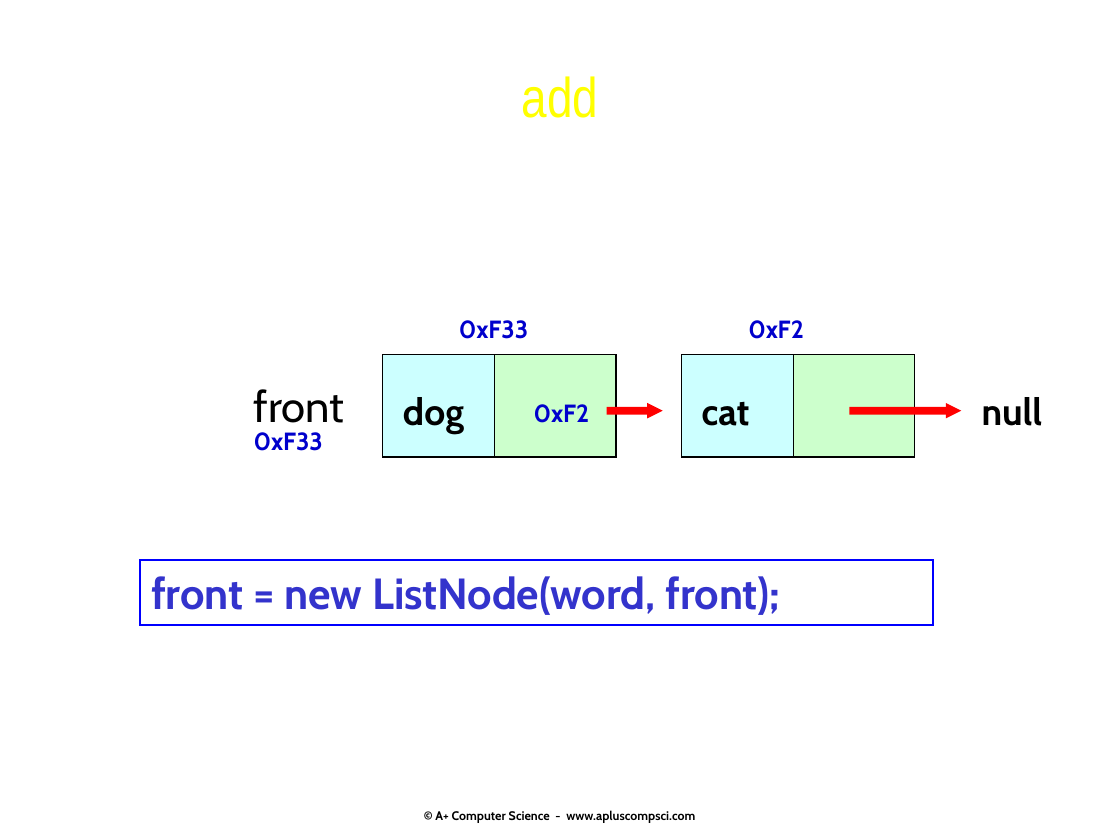
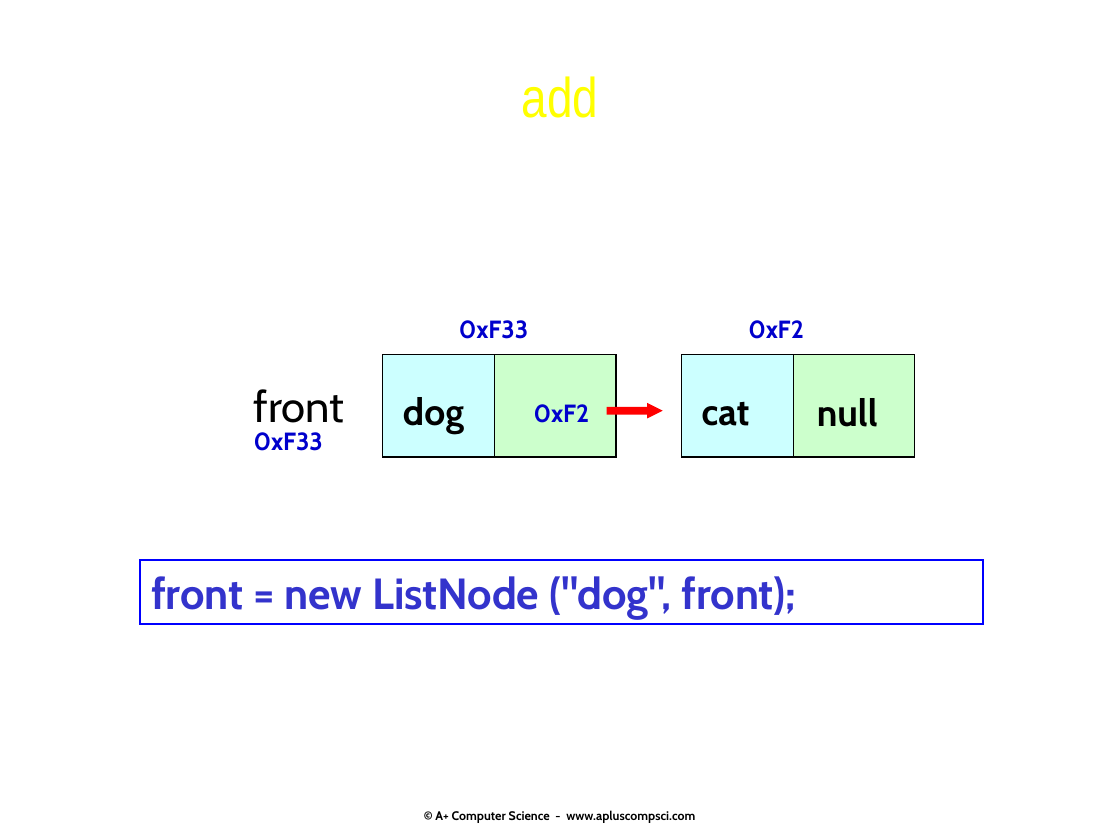
Before and after one commit to Cy-FairCS/cs3, a slide deck: slide 42 of u07a_linkedLists/notes/_linklists.16.pptx (slide 38 before the commit). Drawn at 1120x840 pixels with LibreOffice and Linux fonts; fonts in the diff are those of the drawing. Boxes give left, top, right and bottom in pixels: in the first picture for what was removed or moved away, otherwise in the second. Text is boxed around its words. In the diff, an @@ line names an element or a change of style, - is before the commit and + after.

```diff
--- a/u07a_linkedLists/notes/_linklists.16.pptx
+++ b/u07a_linkedLists/notes/_linklists.16.pptx
@@ text "null": place and size @@
-text "null" at (982, 397, 1043, 426)
+text "null" at (817, 398, 878, 427)
@@ arrow removed from (849, 411) to (961, 411) @@
@@ rectangle "front = new ListNode ("dog", ...": place and size @@
-rectangle "front = new ListNode ("dog", ..." at (140, 560, 933, 625)
+rectangle "front = new ListNode ("dog", ..." at (140, 560, 983, 624)
@@ text in rectangle at (151, 576, 796, 619): text changed @@
-front = new ListNode(word, front);
+front = new ListNode ("dog", front);
```
Also in this commit, not shown: 20 other slides changed, 10 slides added, 2 slides removed, 13 other files.
